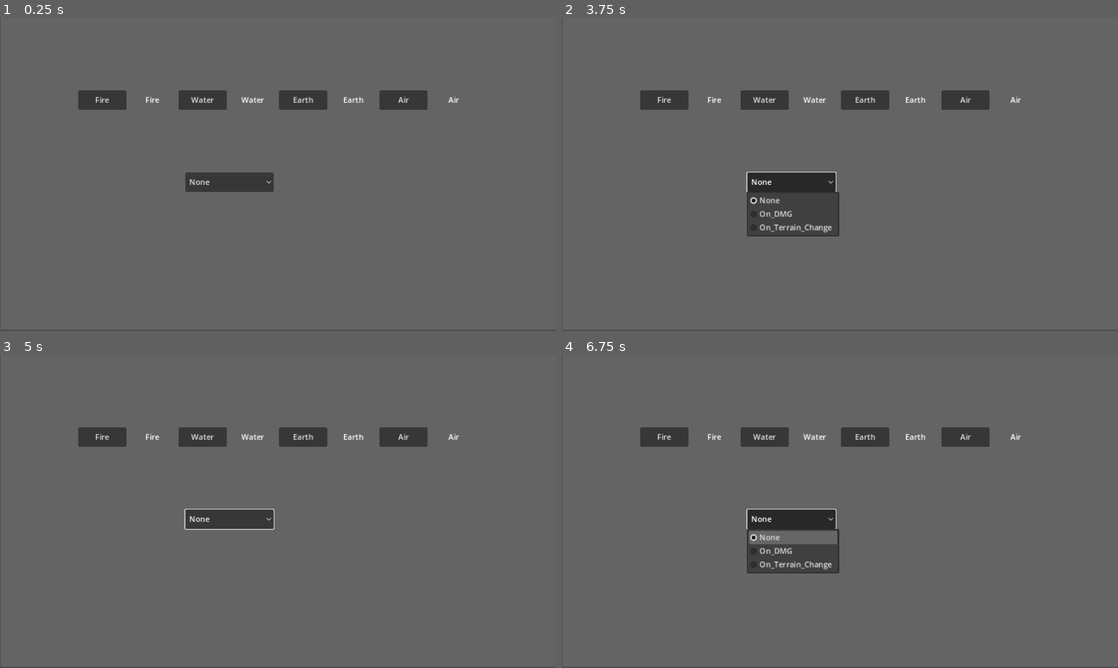
Above: before the commit, frames 1-4 (two rows, left to right).
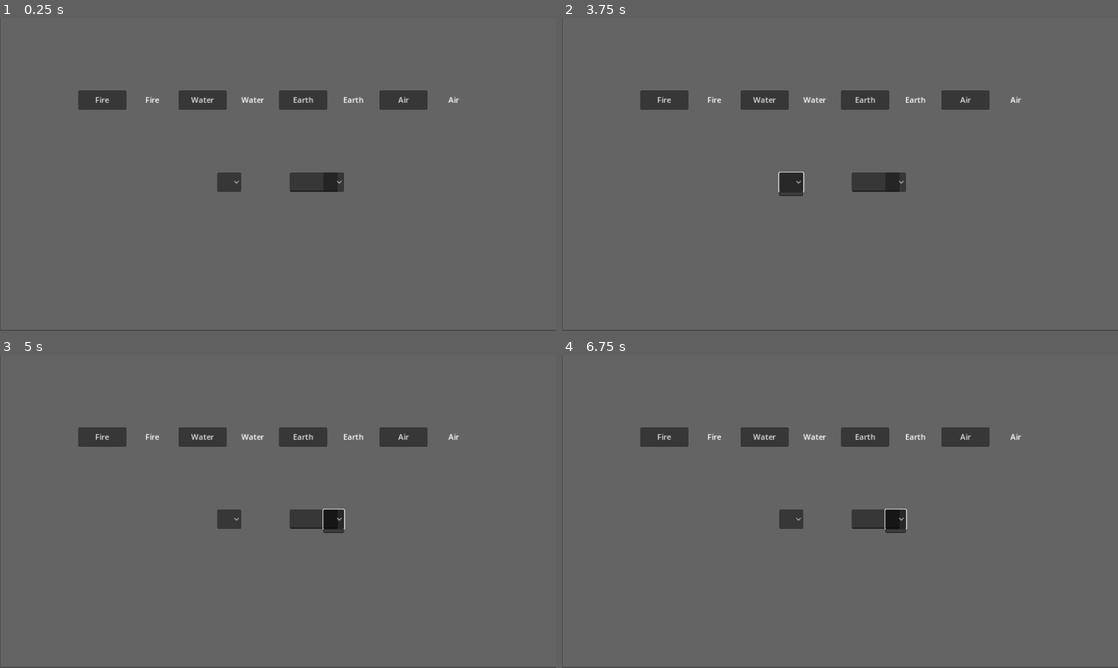
Above: after the commit, the same moments.

Repository: ahhnevermore/mixorcerers
Game: Godot game, scene res://scenes/mix_mode.tscn
The game is run twice, just before and just after one commit, with the same random seed, the same clock (stepped at 60 frames per second) and the same inputs. This scene is started directly instead of the project's main scene.
Inputs (mouse positions are in pixels of both pictures, inside the frame that each line leads up to):
- Up to frame 1 (0.25 s): no input
- Up to frame 2 (3.75 s): click "Fire" at 0.5 s; click "Water" at 1.25 s; click "Earth" at 2 s; click "Air" at 2.75 s; click (789, 180) at 3.5 s
- Up to frame 3 (5 s): click (333, 517) at 4.27 s
- Up to frame 4 (6.75 s): tap Enter at 5 s; hold D (cursor_right) 5.03-5.78 s; tap M (move) at 5.1, 6.05, 6.6 s; tap Space (select_confirm) at 5.3, 5.75, 5.85, 6.5 s; hold S (cursor_down) 5.78-6.53 s; hold D (cursor_right) from 6.53 s (still down)

The runs differ from the first frame. In frame 1, 1.3% of the frame differs, in the area x 33-62%, y 49-56%; in frame 2, 3.5%, in the area x 33-62%, y 49-70%; in frame 3, 1.5%; in frame 4, 3.1%.
Error before the commit: Invalid type in function 'orbs_display' in base 'Node2D (mix_mode.gd)'. Cannot convert argument 1 from Nil to Dictionary. (res://scripts/mix_mode.gd:16)
Error after the commit: Invalid type in function 'orbs_display' in base 'Node2D (mix_mode.gd)'. Cannot convert argument 1 from Nil to Dictionary. (res://scripts/mix_mode.gd:18)

Commit message:
continuing mix mode, added grimoire options

Diff:
--- a/scenes/mix_mode.tscn
+++ b/scenes/mix_mode.tscn
@@ -1,9 +1,8 @@
-[gd_scene load_steps=5 format=3 uid="uid://dduk0gvr3grlq"]
+[gd_scene load_steps=4 format=3 uid="uid://dduk0gvr3grlq"]
 
 [ext_resource type="Script" path="res://scripts/mix_mode.gd" id="1_0ituy"]
 [ext_resource type="Texture2D" uid="uid://btj86acis3hsq" path="res://assets/mix_mode_background.png" id="2_jo4g6"]
 [ext_resource type="PackedScene" uid="uid://cmeh33s80ucjc" path="res://scenes/uibutton.tscn" id="3_7je3w"]
-[ext_resource type="Script" path="res://scripts/grimoire_dropdown.gd" id="4_m6wyw"]
 
 [node name="Node2D" type="Node2D"]
 script = ExtResource("1_0ituy")
@@ -111,7 +110,6 @@
 offset_bottom = 36.0
 grow_horizontal = 2
 grow_vertical = 2
-script = ExtResource("4_m6wyw")
 
 [node name="Additional Costs" type="HBoxContainer" parent="CanvasLayer"]
 anchors_preset = 8
@@ -119,9 +117,43 @@
 anchor_top = 0.5
 anchor_right = 0.5
 anchor_bottom = 0.5
+offset_left = -414.0
+offset_top = 76.0
+offset_right = -14.0
+offset_bottom = 116.0
+grow_horizontal = 2
+grow_vertical = 2
+
+[node name="Grimoire_Val" type="LineEdit" parent="CanvasLayer"]
+anchors_preset = 8
+anchor_left = 0.5
+anchor_top = 0.5
+anchor_right = 0.5
+anchor_bottom = 0.5
 offset_left = 24.0
 offset_top = -4.0
-offset_right = 424.0
+offset_right = 124.0
 offset_bottom = 36.0
 grow_horizontal = 2
 grow_vertical = 2
+
+[node name="Grimoire_Val_Timer" type="Timer" parent="CanvasLayer/Grimoire_Val"]
+wait_time = 2.5
+
+[node name="Grimoire_Val_Terrain" type="OptionButton" parent="CanvasLayer"]
+anchors_preset = 8
+anchor_left = 0.5
+anchor_top = 0.5
+anchor_right = 0.5
+anchor_bottom = 0.5
+offset_left = 94.0
+offset_top = -4.0
+offset_right = 137.0
+offset_bottom = 36.0
+grow_horizontal = 2
+grow_vertical = 2
+
+[connection signal="item_selected" from="CanvasLayer/Grimoire_Dropdown" to="." method="_on_grimoire_dropdown_selected"]
+[connection signal="text_changed" from="CanvasLayer/Grimoire_Val" to="." method="_on_grimoire_value_text_changed"]
+[connection signal="text_submitted" from="CanvasLayer/Grimoire_Val" to="." method="_on_grimoire_value_text_submitted"]
+[connection signal="timeout" from="CanvasLayer/Grimoire_Val/Grimoire_Val_Timer" to="." method="_on_grimoire_value_timer_timeout"]
--- a/scripts/game.gd
+++ b/scripts/game.gd
@@ -29,7 +29,6 @@
 
 # Called every frame. 'delta' is the elapsed time since the previous frame.
 func _process(_delta):
-	pass
 	if not mode and Input.is_action_just_pressed("select_confirm"):
 		$Cursor/RepeatDelay.stop()
 		var select_mode = select_mode_scene.instantiate()
@@ -38,7 +37,7 @@
 
 
 #TODO
-#
+#modify cast spell to not apply damage but instead sublet it to the listeners
 #mix mode- additional cost
 #			replacing spells and refunding costs
 #precasting grimoires
--- a/scripts/grimoire_dropdown.gd
+++ /dev/null
@@ -1,13 +0,0 @@
-extends OptionButton
-
-# Called when the node enters the scene tree for the first time.
-func _ready():
-	for type in Grimoire.Grimoire_Type:
-		add_item(type)
-func set_parent(arg_parent):
-	self.item_selected.connect(arg_parent._on_grimoire_dropdown_selected)
-
-
-# Called every frame. 'delta' is the elapsed time since the previous frame.
-func _process(_delta):
-	pass
--- a/scripts/mix_mode.gd
+++ b/scripts/mix_mode.gd
@@ -5,6 +5,8 @@
 var grimoire_type = 'None'
 var spell
 var stack:Array
+var unsafe_text:String
+var grimoire_value=false
 
 func _ready():
 	pass # Replace with function body.
@@ -34,12 +36,23 @@
 
 func setup(arg_game:Game,arg_map:Map,arg_cursor:Cursor,arg_hud:HUD,arg_props:Array)->void:
 	super.setup(arg_game,arg_map,arg_cursor,arg_hud,arg_props)
+
+	#orb bar
 	internal_orbs=props[0].orbs.duplicate()
-	$CanvasLayer/Grimoire_Dropdown.set_parent(self)
 	$CanvasLayer/Orbs/FireButton.setup("Fire",self)
 	$CanvasLayer/Orbs/WaterButton.setup("Water",self)
 	$CanvasLayer/Orbs/EarthButton.setup("Earth",self)
 	$CanvasLayer/Orbs/AirButton.setup("Air",self)
+
+	# grimoire
+	for type in Grimoire.Grimoire_Type:
+		$CanvasLayer/Grimoire_Dropdown.add_item(type)
+	for terrain in map.mod_to_terrain.values():
+		$CanvasLayer/Grimoire_Val_Terrain.add_item(terrain)
+	default_grimoire_value(grimoire_type)
+
+
+
 
 func stack_display(list):
 	for child in $CanvasLayer/Stack.get_children():
@@ -72,9 +85,6 @@
 	$CanvasLayer/Orbs/EarthCount.text= str(orbs['earth'])
 	$CanvasLayer/Orbs/AirCount.text= str(orbs['air'])
 
-func _on_grimoire_dropdown_selected(index):
-	grimoire_type = Grimoire.Grimoire_Type.keys()[index]
-	print(grimoire_type)
 
 func _on_button_message(val):
 	if stack.size() < 5:
@@ -98,3 +108,65 @@
 		stack_display(stack)
 		orbs_display(internal_orbs)
 		spell_display(stack)
+
+func windup()->void:
+	for elem in stack:
+		match elem:
+				"Fire":
+					internal_orbs['fire']+=1
+				"Water":
+					internal_orbs['water']+=1
+				"Earth":
+					internal_orbs['earth']+=1
+				"Air":
+					internal_orbs['air']+=1
+	props[0].orbs = internal_orbs.duplicate()
+	super.windup()
+
+
+func _on_grimoire_dropdown_selected(index):
+	grimoire_type = Grimoire.Grimoire_Type.keys()[index]
+	print(grimoire_type)
+	default_grimoire_value(grimoire_type)
+
+
+func _on_grimoire_value_text_changed(new_text):
+	$CanvasLayer/Grimoire_Val/Grimoire_Val_Timer.start()
+	unsafe_text = new_text
+
+func _on_grimoire_value_timer_timeout():
+	_on_grimoire_value_text_submitted(unsafe_text)
+
+func _on_grimoire_value_text_submitted(new_text):
+	var input = int(unsafe_text)
+	match grimoire_type:
+		'None':
+			$CanvasLayer/Grimoire_Val.text =""
+			$CanvasLayer/Grimoire_Val.placeholder_text=""
+		'On_Dmg':
+			if input < 100 or input > 0:
+				grimoire_value = input
+				$CanvasLayer/Grimoire_Value.text =""
+				$CanvasLayer/Grimoire_Value.placeholder_text= unsafe_text + "%"
+		'On_Terrain_Changed':
+			if input > 0 :
+				pass
+
+func default_grimoire_value(type:String):
+	match type:
+		'None':
+			$CanvasLayer/Grimoire_Val.show()
+			$CanvasLayer/Grimoire_Val_Terrain.hide()
+			$CanvasLayer/Grimoire_Val.text =""
+			$CanvasLayer/Grimoire_Val.placeholder_text=""
+			grimoire_value=false
+		'On_DMG':
+			$CanvasLayer/Grimoire_Val.show()
+			$CanvasLayer/Grimoire_Val_Terrain.hide()
+			$CanvasLayer/Grimoire_Val.text =""
+			$CanvasLayer/Grimoire_Val.placeholder_text="100%"
+			grimoire_value = 1
+		'On_Terrain_Change':
+			$CanvasLayer/Grimoire_Val.hide()
+			$CanvasLayer/Grimoire_Val_Terrain.show()
+			grimoire_value = map.mod_to_terrain.values()[0]
